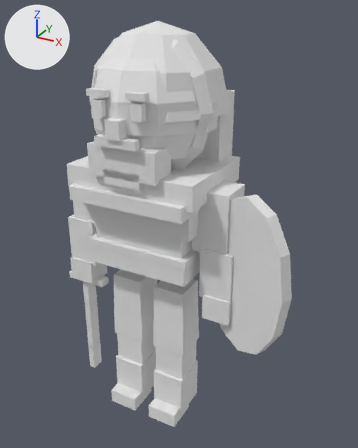
What one commit did to the glTF model sample_project/assets/3d/units/byzantines/swordsman_a1.glb.
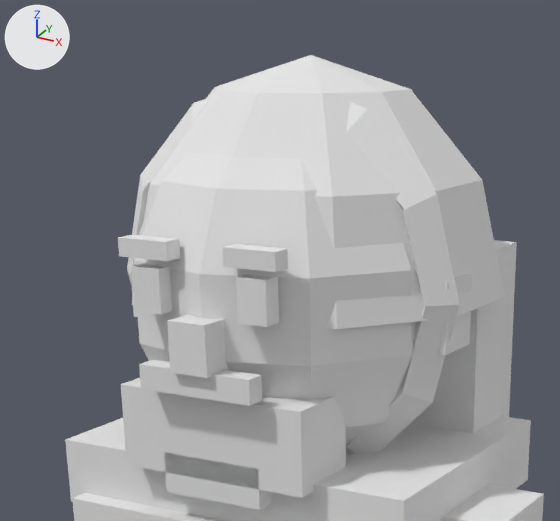
There are two pictures of each version: one whole from a 50 mm camera at (1.056, -1.693, 1.83) aimed at (0.093, 0.058, 0.955), one close up on the part from 12% to 70% of the width and 0% to 43% of the height. Lighting does not change. The marker at upper left points along +X, +Y and +Z. The last two pictures show the newer version. Vertices at exactly the same position are counted once.

In view in the first close-up: 'Body'.
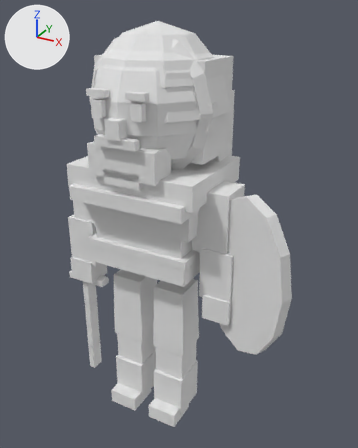
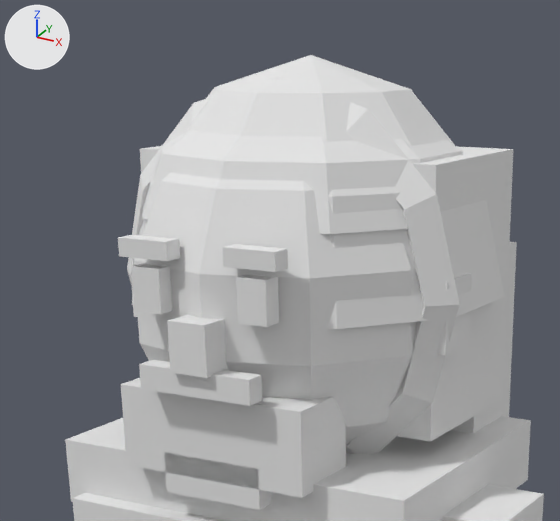
What differs and where, as boxes [x1, y1, x2, y2] in the close-ups (560 x 521 px):
part 1 of me_body, added: after [140, 146, 513, 442]
part 2 of me_body, added: after [142, 131, 464, 234]

The change in detail:
me_body is used by ob_body; location (0.0, 0.0, 0.0).
me_body had 461 vertices, 762 faces and spanned x -0.45..0.67, y -0.27..0.34, z 0.0..1.78.
me_body now has 500 vertices, 832 faces and spans x -0.45..0.67, y -0.27..0.34, z 0.0..1.78.
me_body part 1: a new loose piece, a box spanning x -0.25..0.25, y -0.03..0.23, z 1.27..1.65, in mat_pe_unitpalette (white #e7e7e7).
me_body part 2: the loose piece of 31 vertices spanning x -0.28..0.28, y -0.22..0.34, z 1.45..1.78 is copied, and the copy is scaled about its middle by (0.897, 0.893, 0.515), then moved by (0.0, -0.01, 0.04); it spans x -0.25..0.25, y -0.2..0.3, z 1.57..1.74.
Other edits to the shape of me_body do not show in these pictures.
